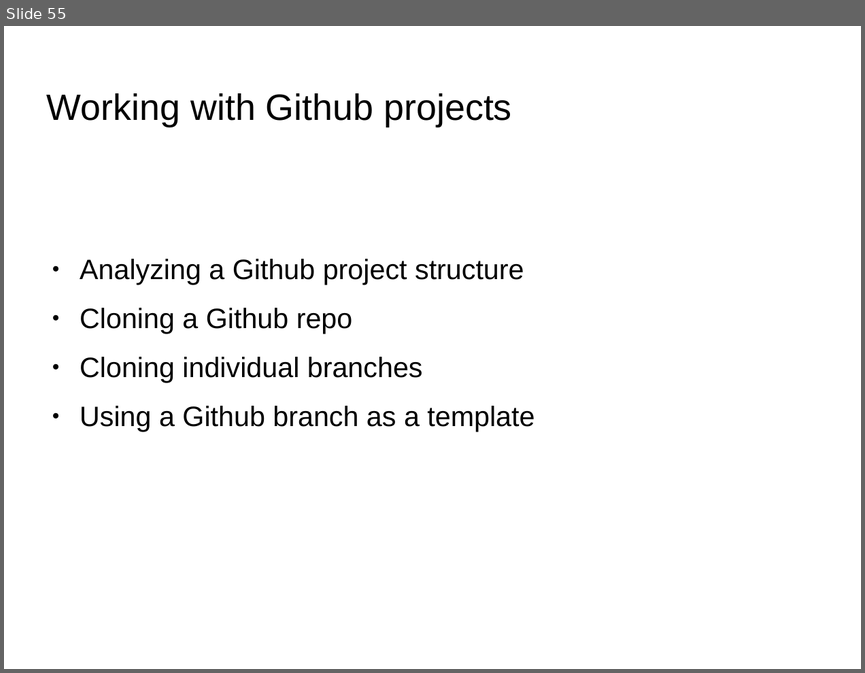
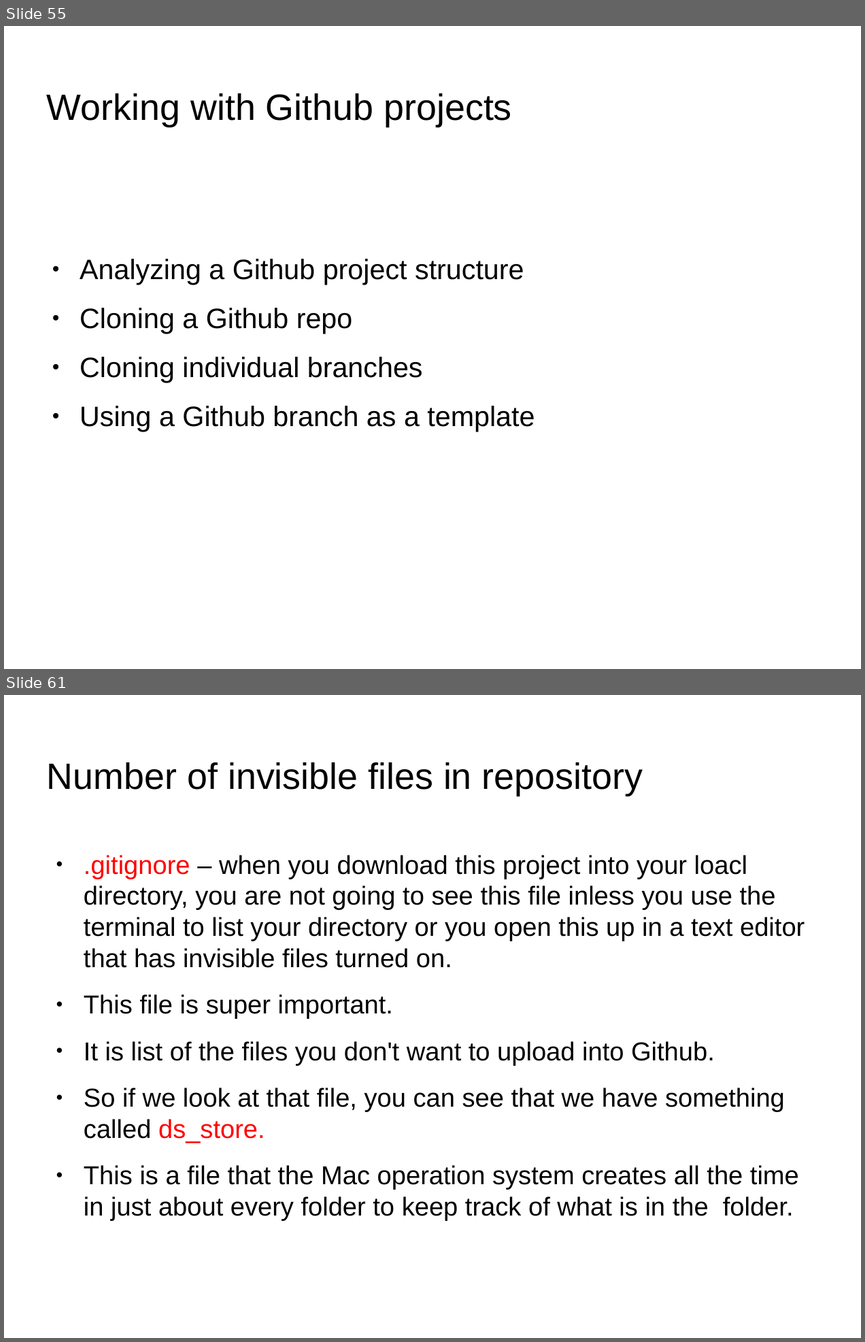
Before and after one commit to anumsh/Learning-Git-and-Github, a slide deck: git_and_GitHub.odp. Shown one above the other, each under a label of ours: slide 55 before the commit, slides 55 and 61 after it; the slides between them are not shown. The pictures are 865x673 and 865x1342 pixels, drawn with LibreOffice and Linux fonts; fonts in the diff are those of the drawing; background and template pictures are left out. Boxes give left, top, right and bottom in pixels: in the first picture for what was removed or moved away, otherwise in the second. Text is boxed around its words. In the diff, an @@ line names an element or a change of style, - is before the commit and + after.

Commit message:
feat: Working on existing projects in github concepts

```diff
--- a/git_and_GitHub.odp
+++ b/git_and_GitHub.odp
@@ slide 61 added at box(4, 695, 861, 1338), background picture (left out) @@
@@ title added at box(47, 762, 643, 796), 33.9 pt, text #000000 @@
+Number of invisible files in repository
@@ text added at box(84, 855, 804, 1221), 24.1 pt, text #000000 @@
+● .gitignore – when you download this project into your loacl directory, you are not going to see this file inless you use the terminal to list your directory or you open this up in a text editor that has invisible files turned on.
+● This file is super important.
+● It is list of the files you don't want to upload into Github.
+● So if we look at that file, you can see that we have something called ds_store.
+● This is a file that the Mac operation system creates all the time in just about every folder to keep track of what is in the folder.
```
Also in this commit, not shown: 7 other slides added, 8 other files.
